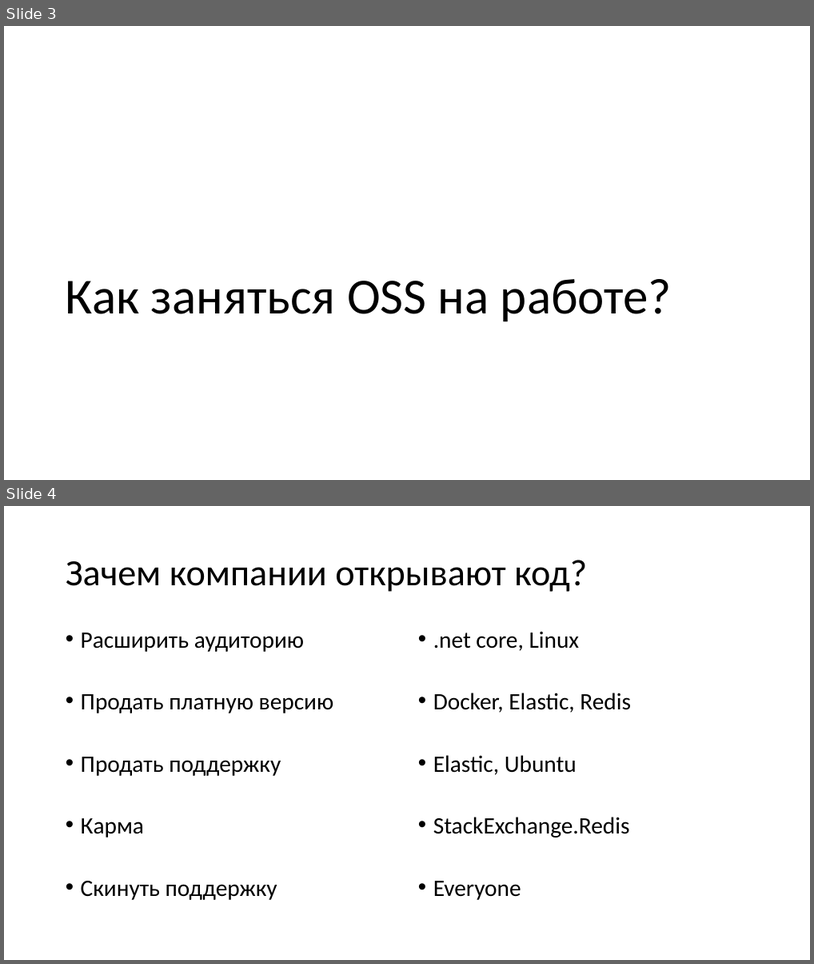
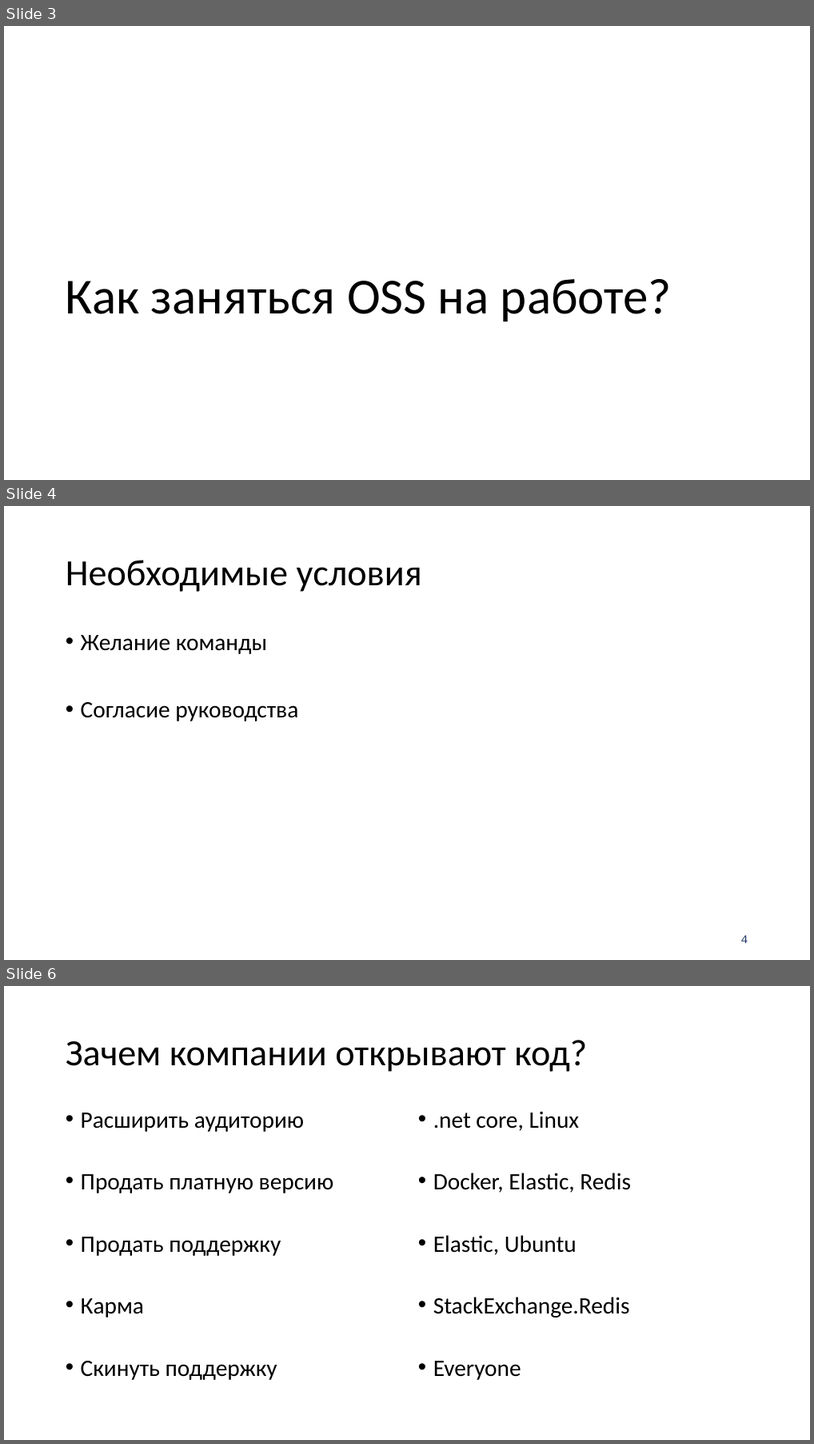
Before and after one commit to aensidhe/presentations, a slide deck: 2019/03/htp.2019.03.04-02.pptx. Shown one above the other, each under a label of ours: slides 3 and 4 before the commit, slides 3, 4 and 6 after it; the slides between them are not shown. The pictures are 814x964 and 814x1444 pixels, drawn with LibreOffice and Linux fonts; fonts in the diff are those of the drawing; background and template pictures are left out. Boxes give left, top, right and bottom in pixels: in the first picture for what was removed or moved away, otherwise in the second. Text is boxed around its words. In the diff, an @@ line names an element or a change of style, - is before the commit and + after.

```diff
--- a/2019/03/htp.2019.03.04-02.pptx
+++ b/2019/03/htp.2019.03.04-02.pptx
@@ slide 4 added at box(4, 506, 810, 960), background #FFFFFF @@
@@ title added at box(66, 560, 422, 592), 44 pt, text #000000 @@
+Необходимые условия
@@ text added at box(81, 635, 298, 721), 28 pt, text #000000 @@
+• Желание команды
+• Согласие руководства
@@ page number added at box(742, 935, 749, 943), 14 pt, text #203864 @@
+4
@@ what was slide 4 is now slide 6 @@
```
Also in this commit, not shown: 1 slide changed, 3 other slides added.
